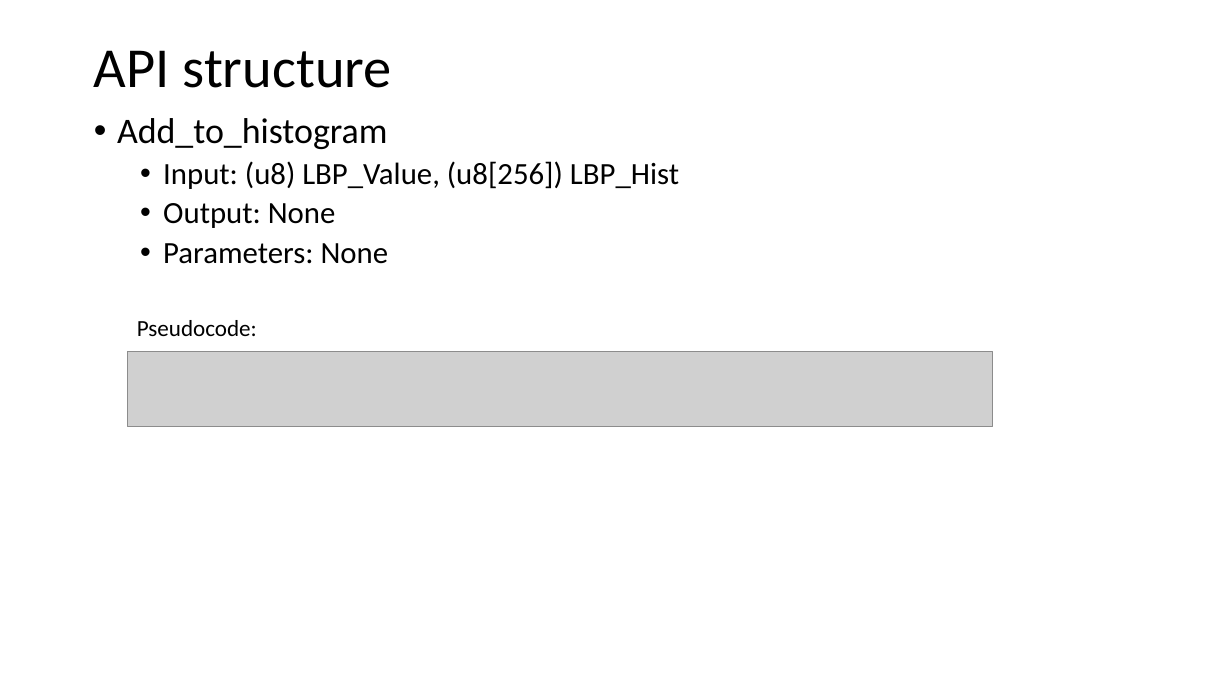
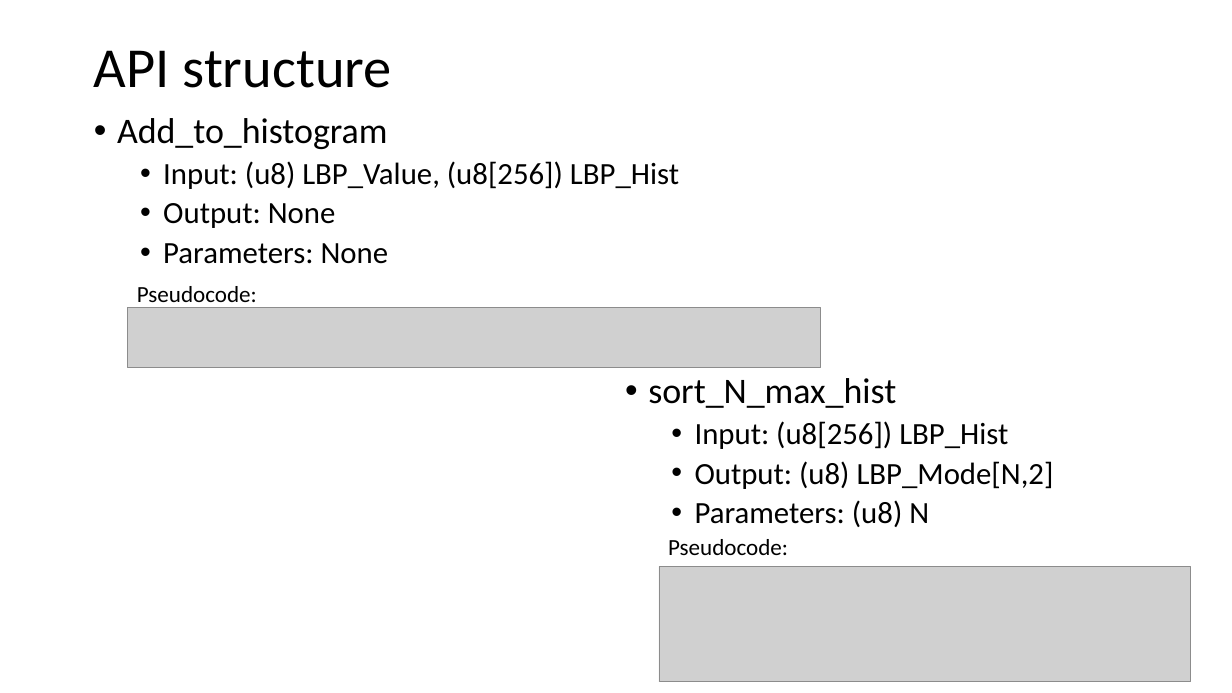
Before and after one commit to kennygnw/road_segmentation_hw, a slide deck: slide 9 of Image Segmentation of Concrete Roads.pptx (slide 8 before the commit). Drawn at 1232x693 pixels with LibreOffice and Linux fonts; fonts in the diff are those of the drawing; grey boxes stand for pictures. Boxes give left, top, right and bottom in pixels: in the first picture for what was removed or moved away, otherwise in the second. Text is boxed around its words. In the diff, an @@ line names an element or a change of style, - is before the commit and + after.

```diff
--- a/Image Segmentation of Concrete Roads.pptx
+++ b/Image Segmentation of Concrete Roads.pptx
@@ text "Pseudocode:" rewrapped from box(137, 320, 257, 336) to box(137, 286, 257, 308) @@
@@ picture: place and size @@
-picture at box(128, 351, 993, 427)
+picture at box(128, 308, 821, 368)
@@ text added at box(648, 378, 1054, 527), 24 pt, text #000000 @@
+• sort_N_max_hist
+  • Input: (u8[256]) LBP_Hist
+  • Output: (u8) LBP_Mode[N,2]
+  • Parameters: (u8) N
@@ text added at box(668, 539, 788, 555), 18 pt, text #000000 @@
+Pseudocode:
@@ picture added at box(659, 567, 1191, 682) @@
```
Also in this commit, not shown: 3 other slides changed, 3 slides added, 1 slide removed, 1 other file.
